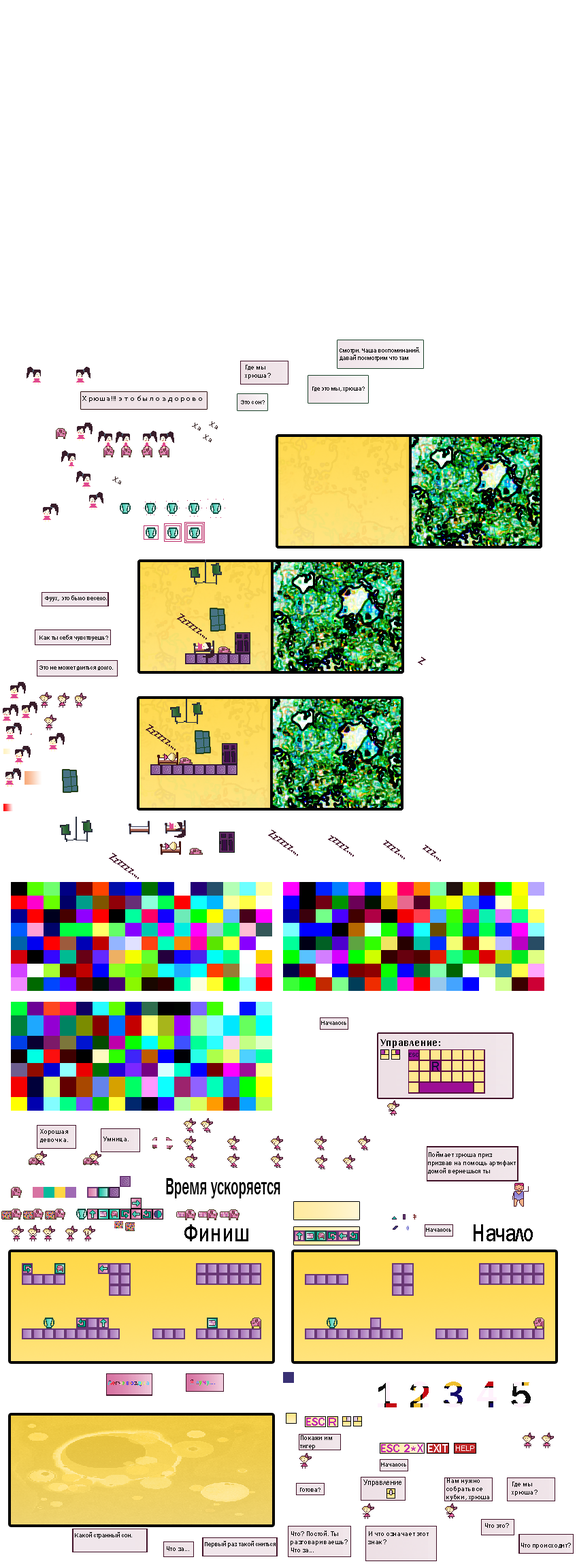
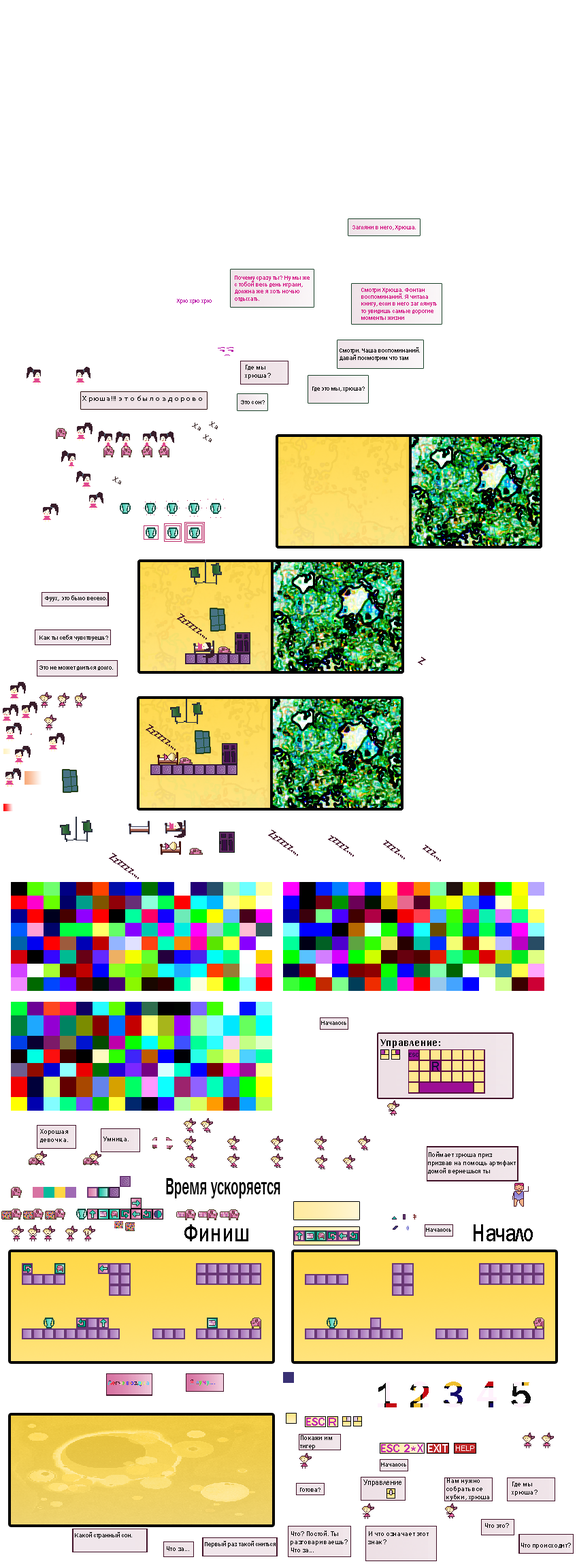
The second 577 x 1568 image is a revision of the first. Changes to its layers:
added layer "Слой 8" above "Загляни в него, Хрюша." over 217, 347, 234, 356
added layer "Загляни в него, Хрюша." above "Слой 4 копия 5" over 352, 225, 416, 231
added layer "Слой 4 копия 5" above "Почему сразу ты? Ну мы же с тобой весь день играли, Должна же я" over 348, 219, 420, 236
added layer "Почему сразу ты? Ну мы же с тобой весь день играли, Должна же я" above "Хрю хрю хрю" over 234, 275, 310, 302
added layer "Хрю хрю хрю" above "Слой 4 копия 4" over 176, 298, 212, 305
added layer "Слой 4 копия 4" above "Смотри Хрюша. Фонтан воспоминаний. Я читала книгу, если в него" over 230, 269, 314, 307
added layer "Смотри Хрюша. Фонтан воспоминаний. Я читала книгу, если в него" above "Слой 4 копия 3" over 361, 287, 437, 320
added layer "Слой 4 копия 3" above "Слой 4 копия 2" over 351, 283, 442, 324
